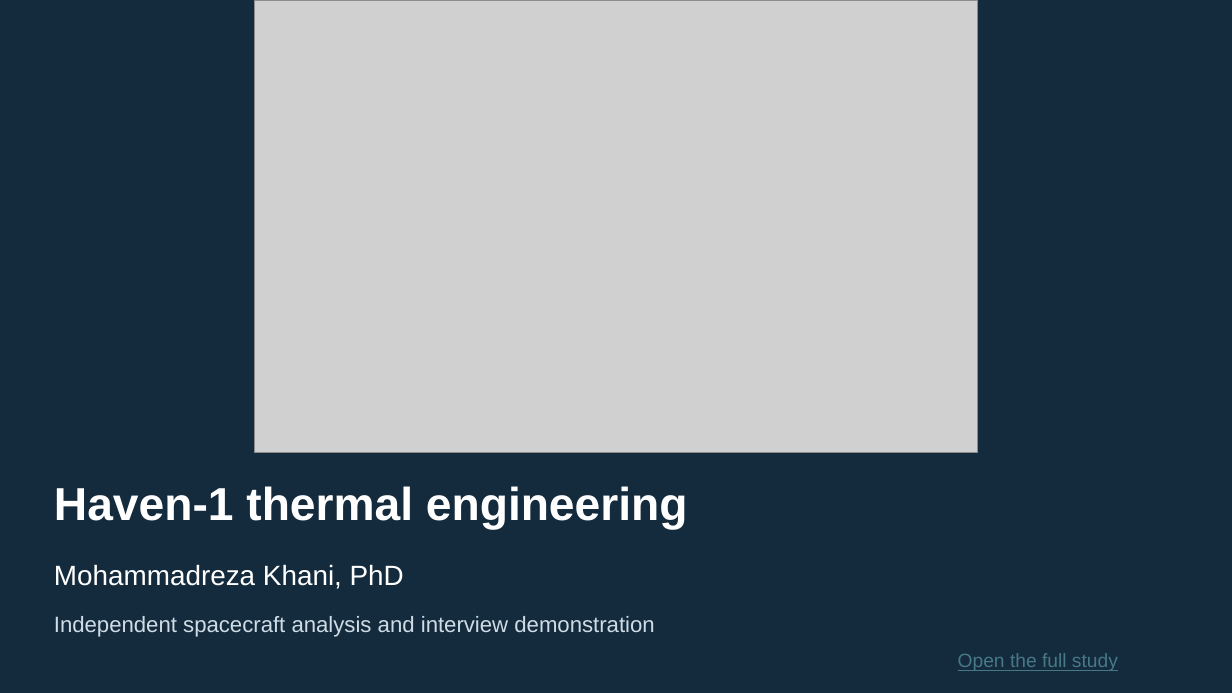
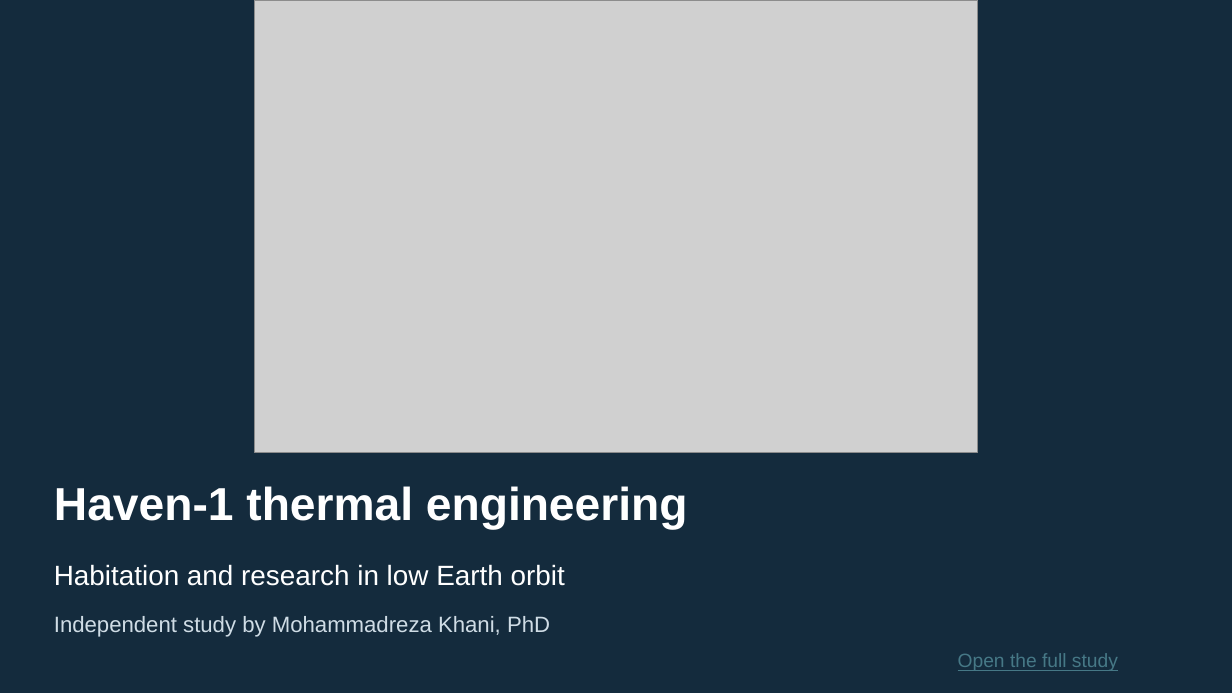
Before and after one commit to mrkhani88/khani-solutions-site, a slide deck: slide 1 of assets/studies/vast-haven-1/interview/Haven1_Thermal_Engineering_Interview.pptx. Drawn at 1232x693 pixels with LibreOffice and Linux fonts; fonts in the diff are those of the drawing; grey boxes stand for pictures. Boxes give left, top, right and bottom in pixels: in the first picture for what was removed or moved away, otherwise in the second. Text is boxed around its words. In the diff, an @@ line names an element or a change of style, - is before the commit and + after.

```diff
--- a/assets/studies/vast-haven-1/interview/Haven1_Thermal_Engineering_Interview.pptx
+++ b/assets/studies/vast-haven-1/interview/Haven1_Thermal_Engineering_Interview.pptx
@@ text at (54, 564, 565, 586): text changed @@
-Mohammadreza Khani, PhD
+Habitation and research in low Earth orbit
@@ text at (54, 616, 550, 637): text changed @@
-Independent spacecraft analysis and interview demonstration
+Independent study by Mohammadreza Khani, PhD
```
Also in this commit, not shown: 5 other slides changed, 1 slide added, 12 slides removed, 4 other files.
